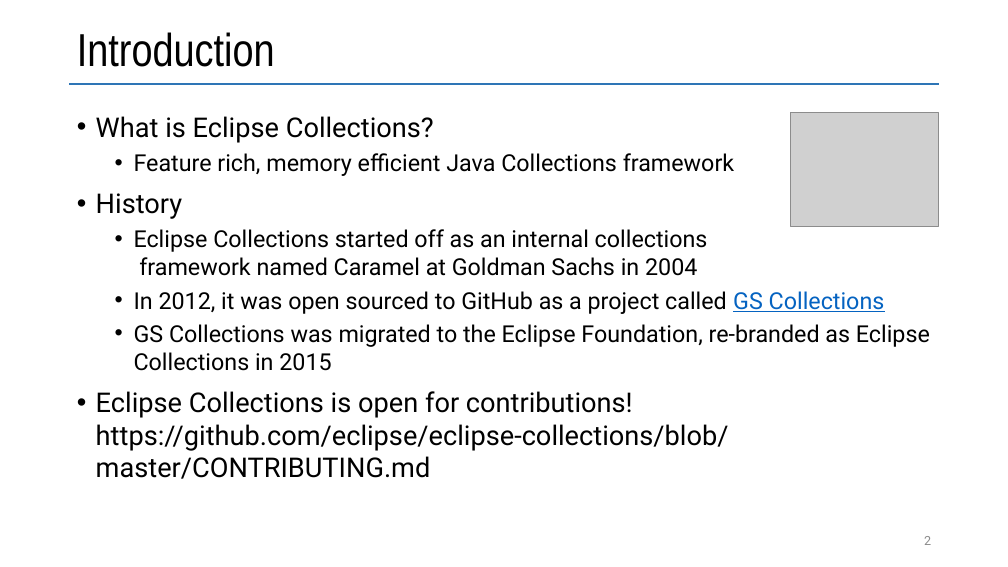
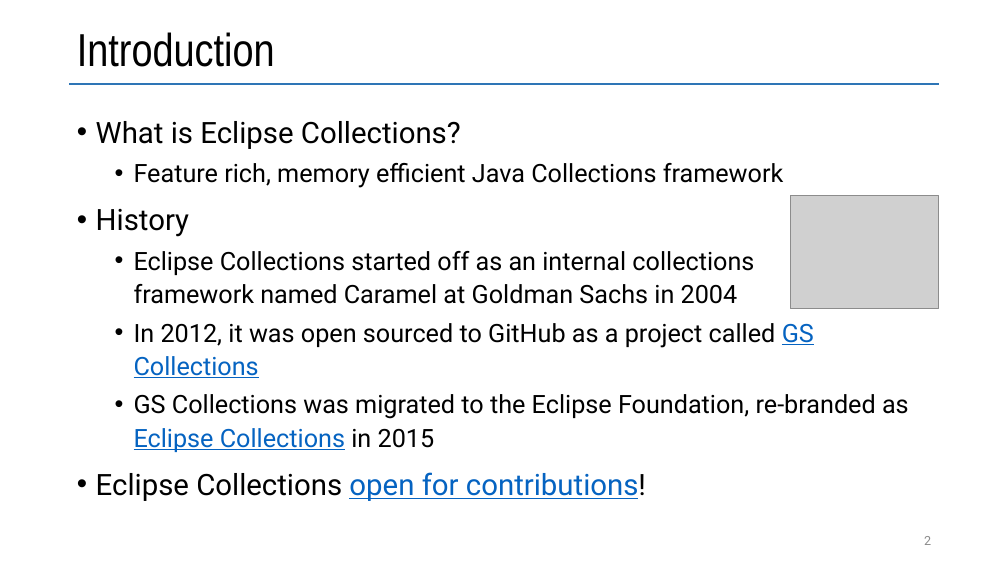
Before and after one commit to vmzakharov/refactor-to-ec, a slide deck: slide 2 of docs/RefactorToEcIntro.pptx. Drawn at 1008x567 pixels with LibreOffice and Linux fonts; fonts in the diff are those of the drawing; grey boxes stand for pictures. Boxes give left, top, right and bottom in pixels: in the first picture for what was removed or moved away, otherwise in the second. Text is boxed around its words. In the diff, an @@ line names an element or a change of style, - is before the commit and + after.

```diff
--- a/docs/RefactorToEcIntro.pptx
+++ b/docs/RefactorToEcIntro.pptx
@@ text at box(96, 121, 909, 452): size 25.9 to 28 pt in "What is Eclipse Collections?", "History"; size 22.2 to 24 pt in "Feature rich, memory efficient Java Collections framework", "Eclipse Collections started off as an internal ...", "In 2012, it was open sourced to ...", "GS Collections was migrated to the Eclipse ..."; text colour #000000 to #0563C1, underline on in "Eclipse Collections"; line spacing 1 to 1.1 @@
@@ picture: place and size @@
-picture at box(790, 113, 939, 226)
+picture at box(790, 195, 939, 309)
@@ text at box(96, 472, 646, 501): text changed; size 25.9 to 28 pt; text colour #000000 to #0563C1 @@
-• Eclipse Collections is open for contributions! https://github.com/eclipse/eclipse-collections/blob/ master/CONTRIBUTING.md
+• Eclipse Collections open for contributions!
```
Also in this commit, not shown: 2 other slides changed, 2 slides added, 2 slides removed, 2 other files.
